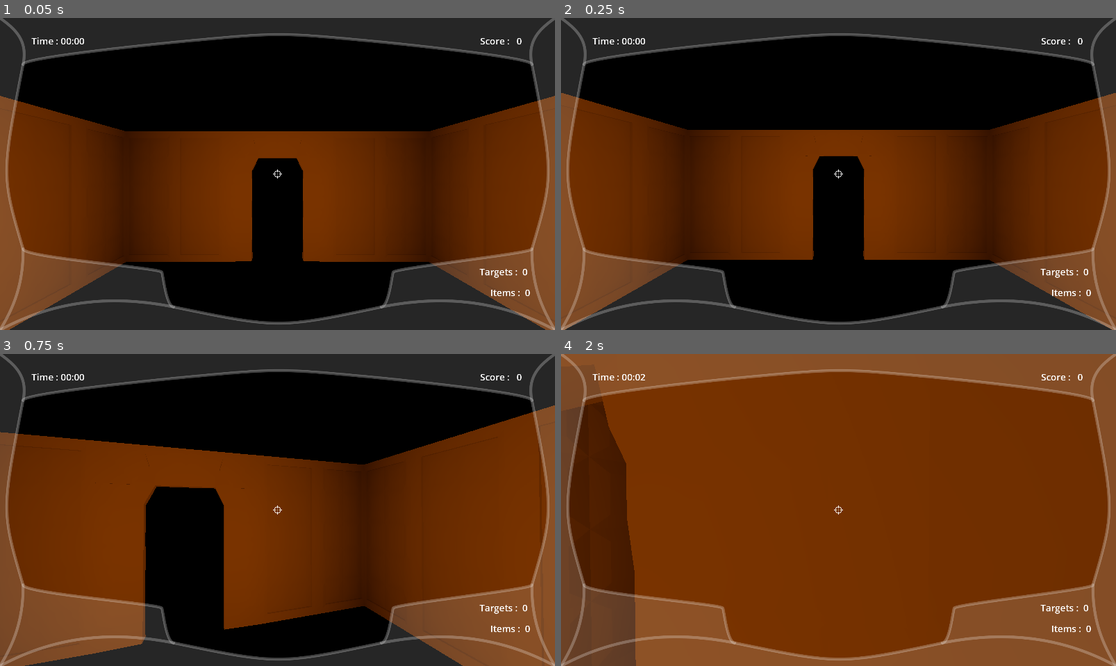
Above: before the commit, frames 1-4 (two rows, left to right).
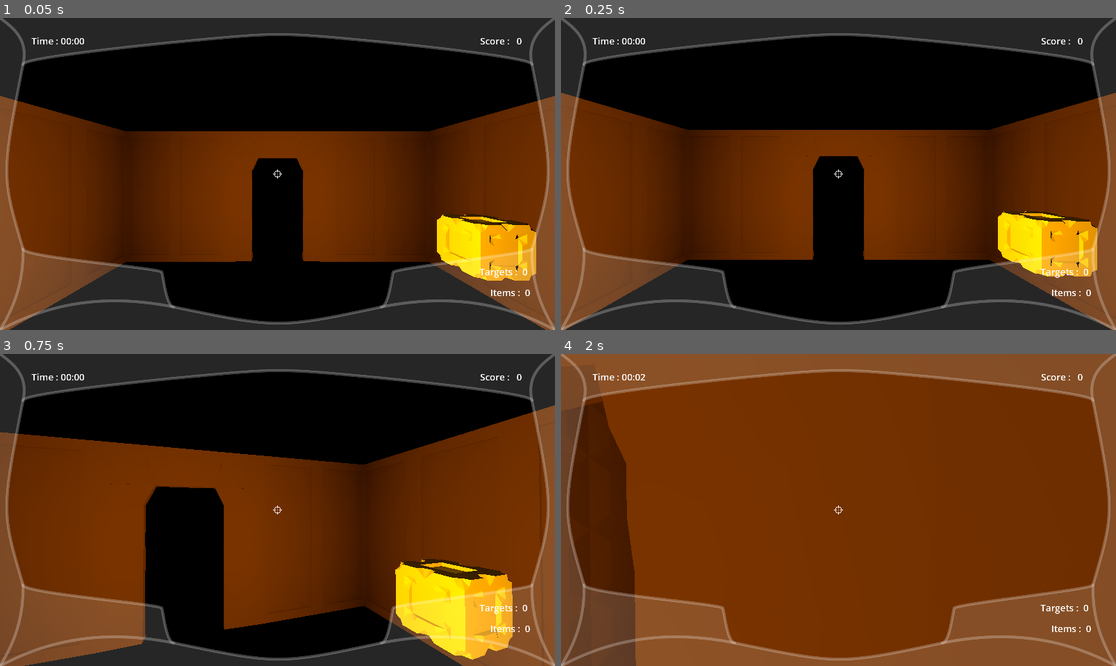
Above: after the commit, the same moments.

Repository: Vojguard/Diegetic-Yellow
Game: Godot game, scene res://Levels/One/level_one.tscn
The game is run twice, just before and just after one commit, with the same random seed, the same clock (stepped at 60 frames per second) and the same inputs. This scene is started directly instead of the project's main scene.
Inputs (mouse positions are in pixels of both pictures, inside the frame that each line leads up to):
- Up to frame 1 (0.05 s): no input
- Up to frame 2 (0.25 s): no input
- Up to frame 3 (0.75 s): tap Enter at 0.5 s; move the mouse to (305, 510) at 0.52 s; hold W (forward) from 0.53 s (still down); right-click (305, 510) at 0.6 s
- Up to frame 4 (2 s): keep holding W (forward); tap Space (jump) at 0.77, 1.52 s; move the mouse to (810, 510) at 1.27 s; tap E (interact) at 1.35 s

The runs differ from the first frame. In frame 1, 3.2% of the frame differs, in the area x 78-97%, y 62-85%; in frame 2, 3.1%; in frame 3, 5.3%, in the area x 71-93%, y 65-98%; in frame 4, nothing differs.

Commit message:
level one first cube and snake

Diff:
--- a/Autoload/globals.gd
+++ b/Autoload/globals.gd
@@ -1,4 +1,4 @@
-extends Object
+extends Node
 
 ## holds the const strings of scenes
 class SCENES:
--- a/Levels/One/level_one.tscn
+++ b/Levels/One/level_one.tscn
@@ -7,6 +7,8 @@
 [ext_resource type="PackedScene" uid="uid://ciqpw8ehoxobv" path="res://Objects/Environment/door.tscn" id="4_drw48"]
 [ext_resource type="PackedScene" uid="uid://ba3oc244y583w" path="res://Objects/Environment/corner_in.tscn" id="4_x8kjb"]
 [ext_resource type="PackedScene" uid="uid://c88g36ag4m3r7" path="res://Objects/Environment/corner_out.tscn" id="5_hfaxq"]
+[ext_resource type="PackedScene" uid="uid://dit0ixxyrcvvp" path="res://Objects/target.tscn" id="7_v3v8q"]
+[ext_resource type="PackedScene" uid="uid://du7a4g7j3pm7b" path="res://Objects/collectible.tscn" id="8_48c07"]
 
 [sub_resource type="PlaneMesh" id="PlaneMesh_v3v8q"]
 material = ExtResource("2_hfaxq")
@@ -906,7 +908,13 @@
 
 [node name="Targets" type="Node3D" parent="." unique_id=930413730]
 
+[node name="Target" parent="Targets" unique_id=1985561171 instance=ExtResource("7_v3v8q")]
+transform = Transform3D(1, 0, 0, 0, 1, 0, 0, 0, 1, 0, 1, -7)
+
 [node name="Collectible" type="Node3D" parent="." unique_id=235030013]
+
+[node name="Collectible" parent="Collectible" unique_id=1930530466 instance=ExtResource("8_48c07")]
+transform = Transform3D(1, 0, 0, 0, 1, 0, 0, 0, 1, 2, 1, -2)
 
 [node name="Player" parent="." unique_id=2068185920 instance=ExtResource("2_fxbc5")]
 transform = Transform3D(1, 0, 0, 0, 1, 0, 0, 0, 1, 0, 1, 0)
